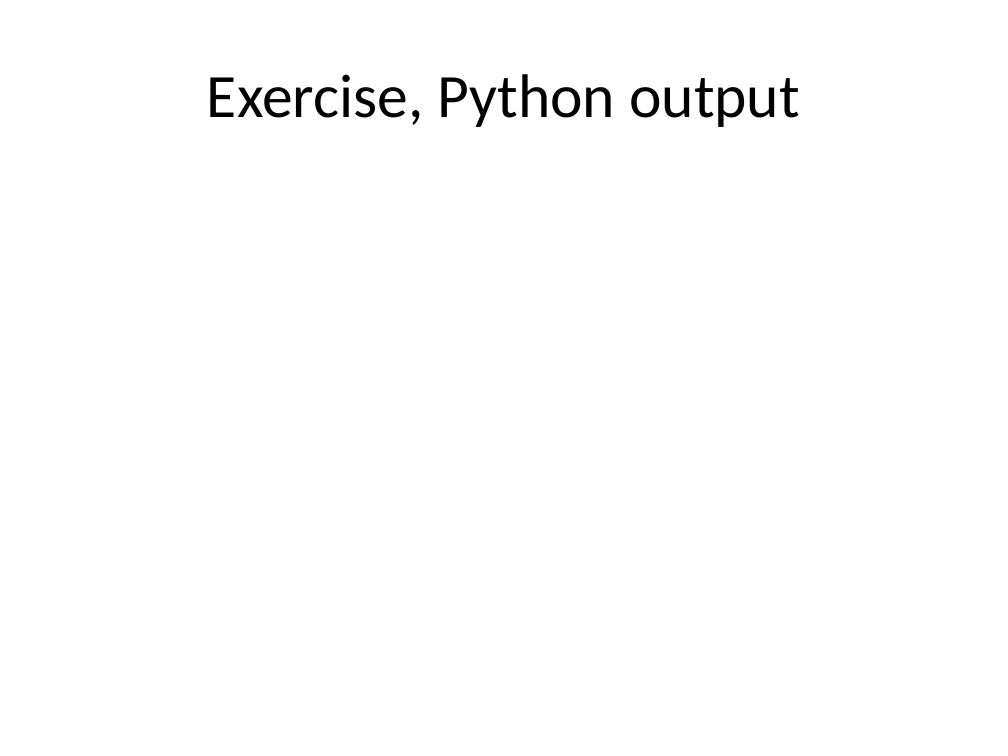
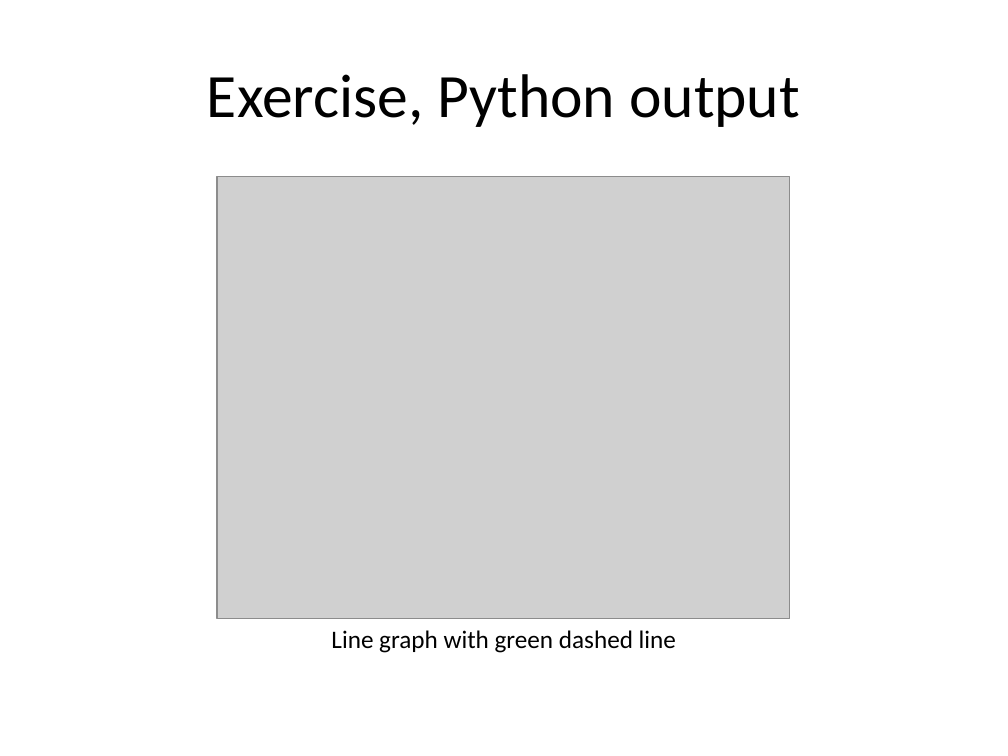
Before and after one commit to pmean/data-visualization, a slide deck: slide 4 of data-viz-03/component/change-defaults.pptx. Drawn at 1008x756 pixels with LibreOffice and Linux fonts; fonts in the diff are those of the drawing; grey boxes stand for pictures. Boxes give left, top, right and bottom in pixels: in the first picture for what was removed or moved away, otherwise in the second. Text is boxed around its words. In the diff, an @@ line names an element or a change of style, - is before the commit and + after.

Commit message:
Started multi-line graphs in data-viz-03

```diff
--- a/data-viz-03/component/change-defaults.pptx
+++ b/data-viz-03/component/change-defaults.pptx
@@ picture added at <box>217,176,789,619</box> @@
@@ text added at <box>331,630,676,653</box>, 18 pt, text #000000 @@
+Line graph with green dashed line
```
Also in this commit, not shown: 5 other slides changed, 9 other files.
